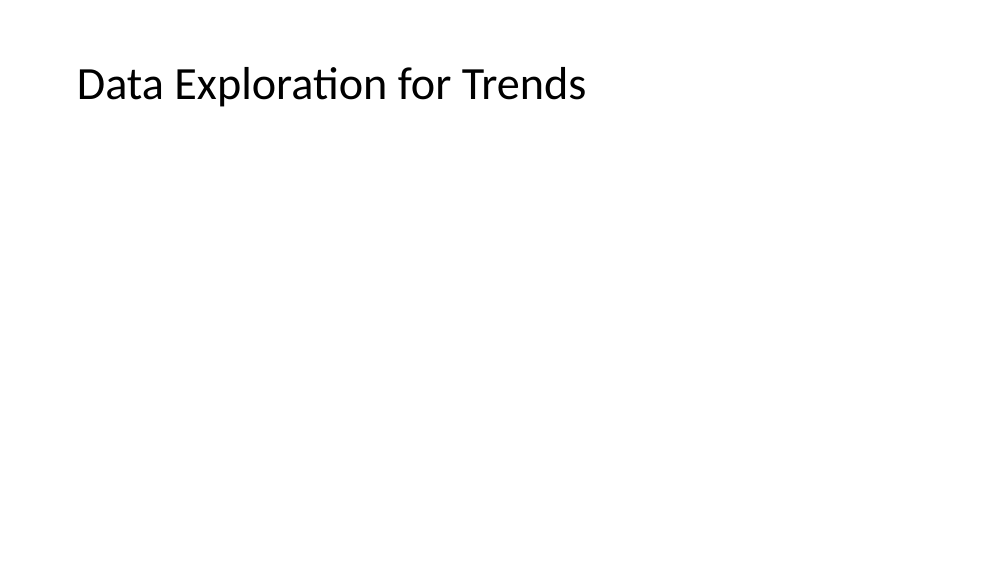
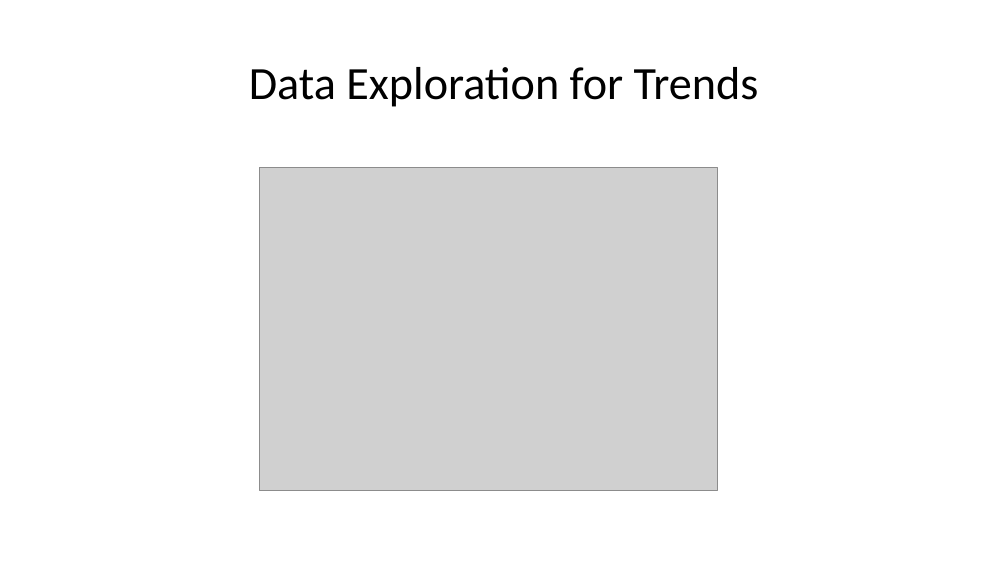
Before and after one commit to hjgoode3/NYCDSA_Python_Project, a slide deck: slide 6 of HG_Project_Presentation.pptx. Drawn at 1008x567 pixels with LibreOffice and Linux fonts; fonts in the diff are those of the drawing; grey boxes stand for pictures. Boxes give left, top, right and bottom in pixels: in the first picture for what was removed or moved away, otherwise in the second. Text is boxed around its words. In the diff, an @@ line names an element or a change of style, - is before the commit and + after.

```diff
--- a/HG_Project_Presentation.pptx
+++ b/HG_Project_Presentation.pptx
@@ title "Data Exploration for Trends" at <box>249,67,759,107</box>: alignment left to centre @@
@@ picture added at <box>260,168,718,491</box> @@
```
Also in this commit, not shown: 2 other slides changed, 7 slides added, 2 slides removed, 2 other files.
